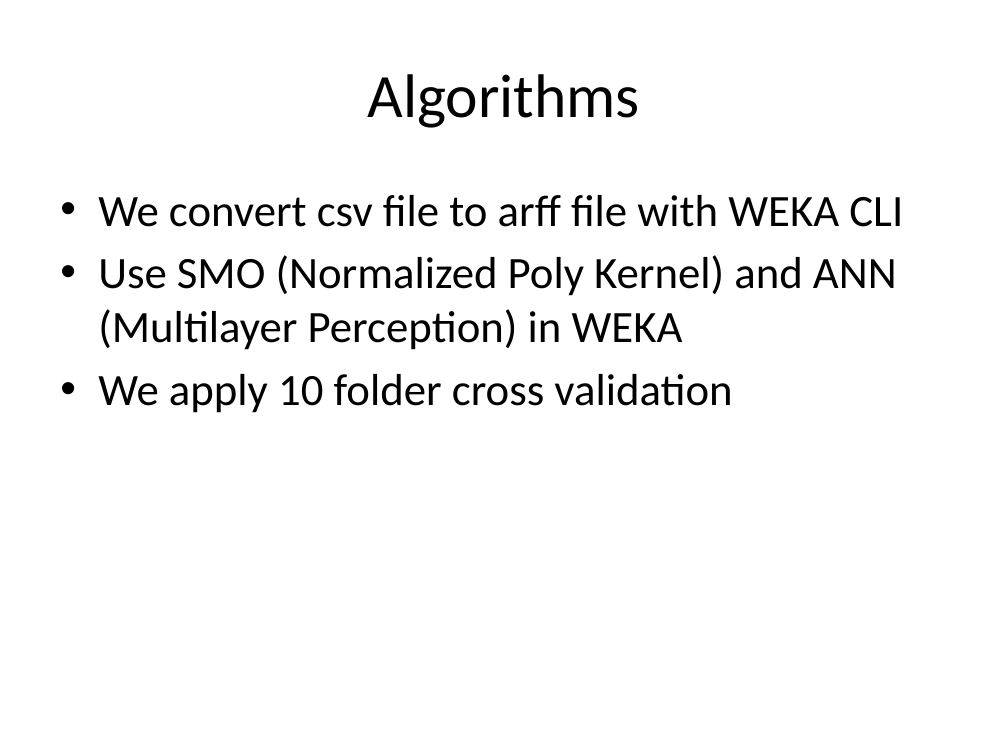
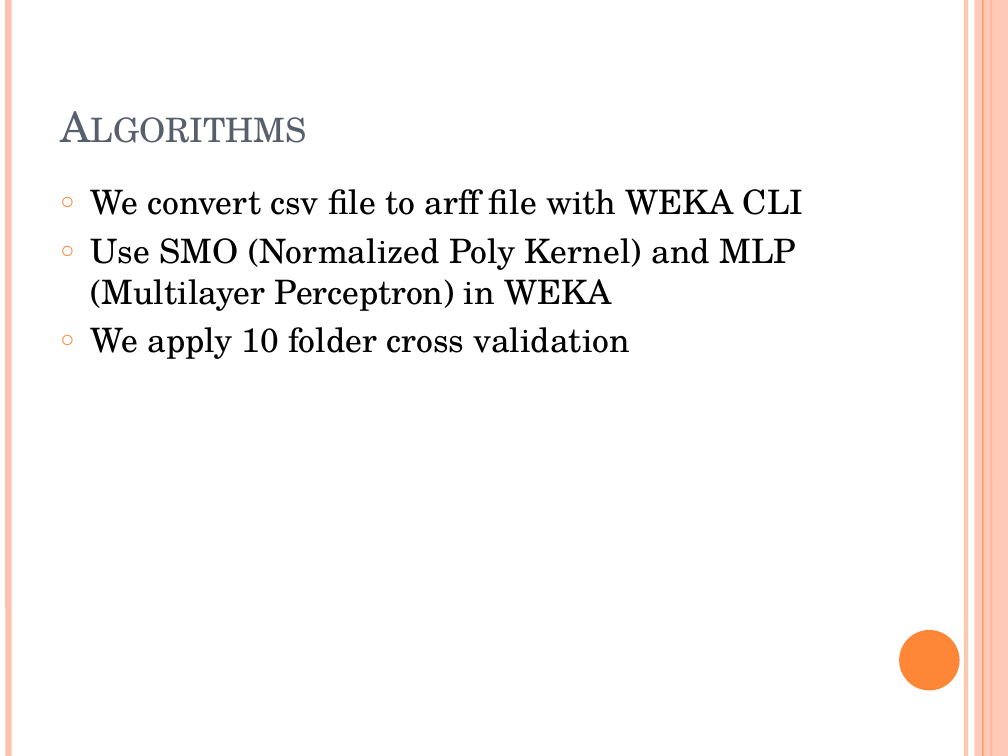
Before and after one commit to ttang10/Organization_Detection_ML, a slide deck: slide 19 of Organization Detection.pptx. Drawn at 1008x756 pixels with LibreOffice and Linux fonts; fonts in the diff are those of the drawing. Boxes give left, top, right and bottom in pixels: in the first picture for what was removed or moved away, otherwise in the second. Text is boxed around its words. In the diff, an @@ line names an element or a change of style, - is before the commit and + after.

```diff
--- a/Organization Detection.pptx
+++ b/Organization Detection.pptx
@@ line added from (8, 0) to (8, 756), #FEC3AE 4.5 pt @@
@@ line added from (966, 0) to (966, 756), #FEC3AE 3 pt @@
@@ rectangle added at (975, 0, 1008, 756), fill #FEC3AE at 87% opacity @@
@@ line added from (983, 0) to (983, 756), #FE8637 0.75 pt @@
@@ line added from (991, 0) to (991, 756), #FE8637 1.5 pt @@
@@ title "Algorithms" at (50, 30, 874, 156): size 44 to 30 pt, font Calibri to TeX Gyre Schola, text colour #000000 to #575F6D, small capitals on; alignment centre to left; vertical alignment middle to bottom @@
@@ text at (91, 189, 803, 359): size 32 to 24 pt, font Calibri to TeX Gyre Schola in "We convert csv file to arff file ...", "We apply 10 folder cross validation"; bullet • to ○ @@
@@ text at (91, 238, 796, 311): text changed; size 32 to 24 pt; font Calibri to TeX Gyre Schola @@
-• Use SMO (Normalized Poly Kernel) and ANN (Multilayer Perception) in WEKA
+○ Use SMO (Normalized Poly Kernel) and MLP (Multilayer Perceptron) in WEKA
@@ ellipse added at (899, 630, 960, 690), fill #FE8637 @@
```
Also in this commit, not shown: 19 other slides changed, 2 slides added.
